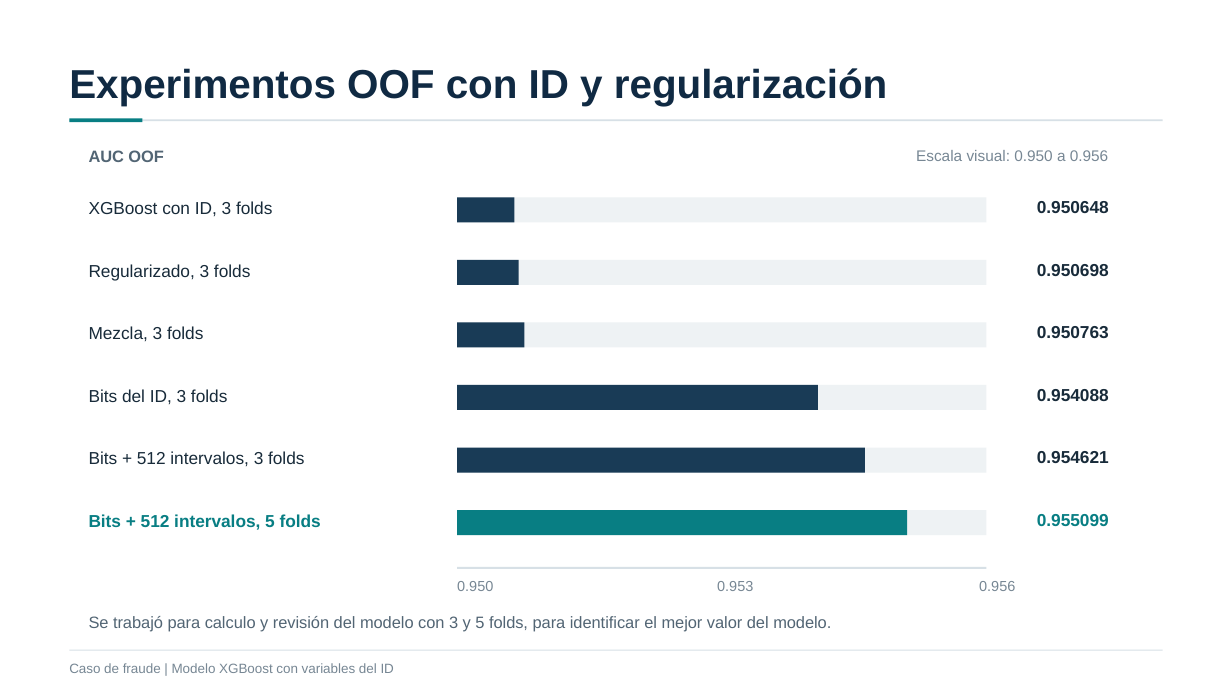
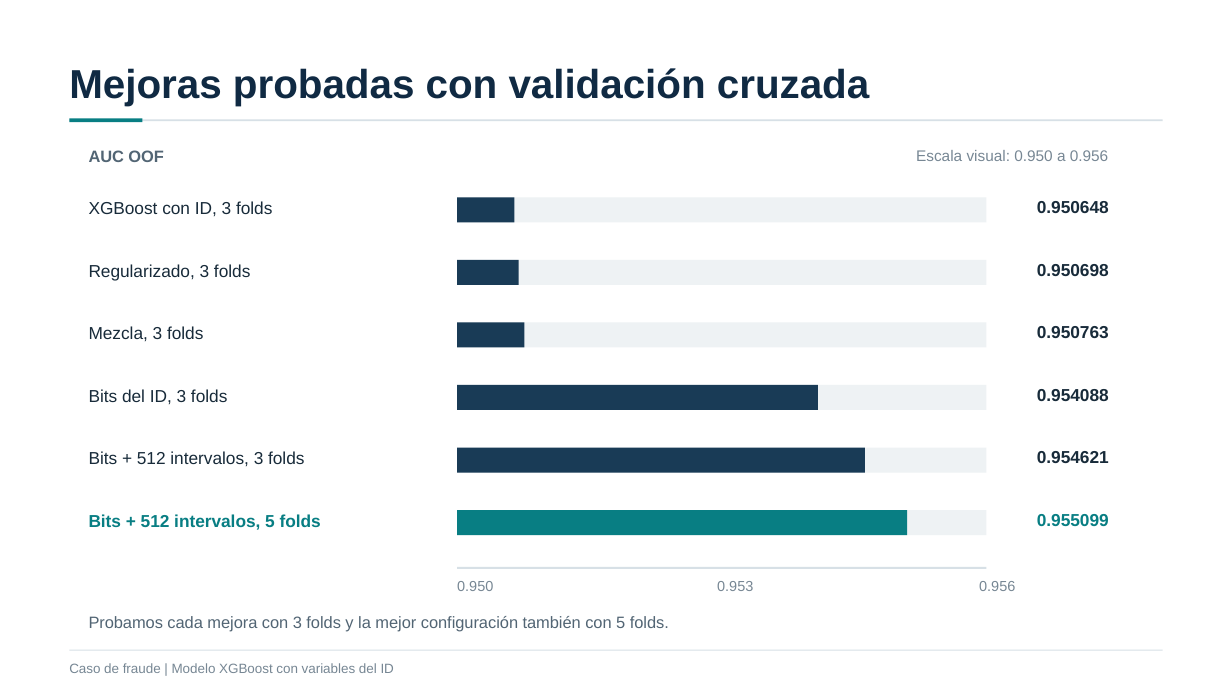
Before and after one commit to adrianfelipe812/deteccion-fraude-xgboost, a slide deck: slide 9 of presentacion/Analisis_Deteccion_Fraude_Entrega.pptx. Drawn at 1232x693 pixels with LibreOffice and Linux fonts; fonts in the diff are those of the drawing. Boxes give left, top, right and bottom in pixels: in the first picture for what was removed or moved away, otherwise in the second. Text is boxed around its words. In the diff, an @@ line names an element or a change of style, - is before the commit and + after.

```diff
--- a/presentacion/Analisis_Deteccion_Fraude_Entrega.pptx
+++ b/presentacion/Analisis_Deteccion_Fraude_Entrega.pptx
@@ text at <box>69,68,869,106</box>: text changed @@
-Experimentos OOF con ID y regularización
+Mejoras probadas con validación cruzada
@@ text at <box>89,616,669,632</box>: text changed @@
-Se trabajó para calculo y revisión del modelo con 3 y 5 folds, para identificar el mejor valor del modelo.
+Probamos cada mejora con 3 folds y la mejor configuración también con 5 folds.
```
Also in this commit, not shown: 8 other slides changed.
